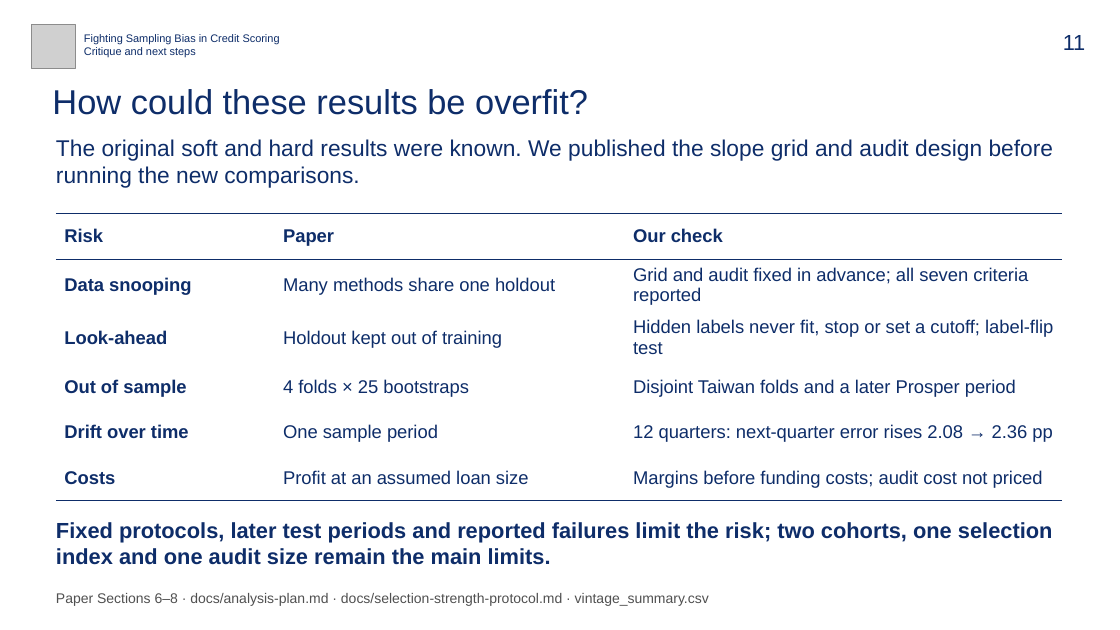
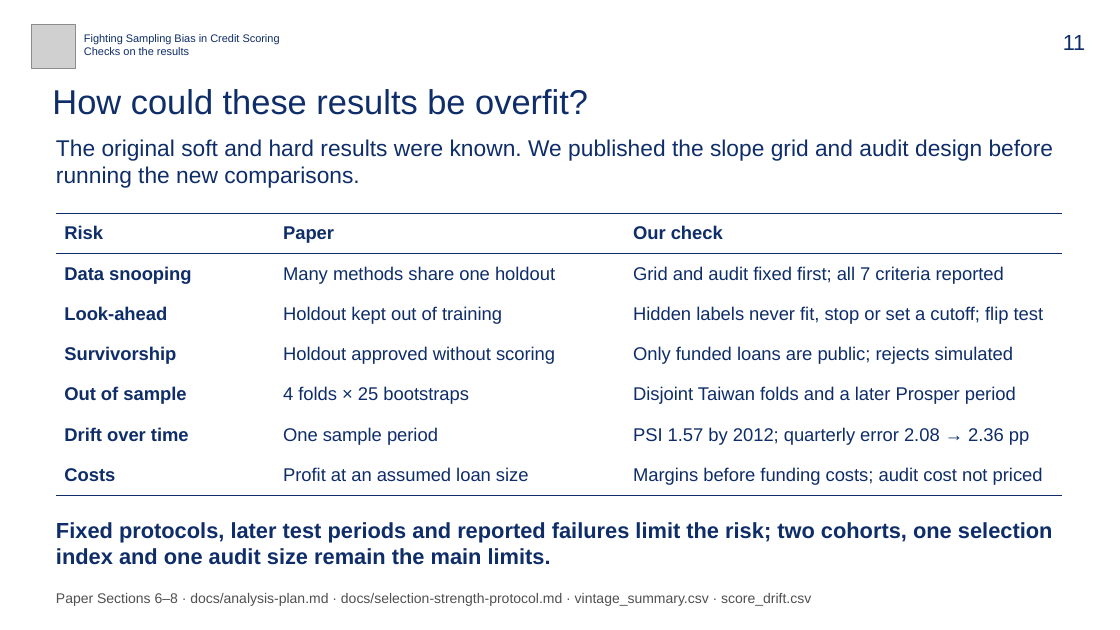
Before and after one commit to bigpurota/paper11, a slide deck: slide 11 of slides/paper11.pptx. Drawn at 1120x630 pixels with LibreOffice and Linux fonts; fonts in the diff are those of the drawing; grey boxes stand for pictures. Boxes give left, top, right and bottom in pixels: in the first picture for what was removed or moved away, otherwise in the second. Text is boxed around its words. In the diff, an @@ line names an element or a change of style, - is before the commit and + after.

```diff
--- a/slides/paper11.pptx
+++ b/slides/paper11.pptx
@@ text at [84, 47, 189, 55]: text changed @@
-Critique and next steps
+Checks on the results
@@ table at [56, 213, 1063, 495] @@
-row 2: Data snooping | Many methods share one holdout | Grid and audit fixed in advance; all seven criteria reported
-row 3: Look-ahead | Holdout kept out of training | Hidden labels never fit, stop or set a cutoff; label-flip test
+row 2: Data snooping | Many methods share one holdout | Grid and audit fixed first; all 7 criteria reported
+row 3: Look-ahead | Holdout kept out of training | Hidden labels never fit, stop or set a cutoff; flip test
+row 4: Survivorship | Holdout approved without scoring | Only funded loans are public; rejects simulated
-row 6, column 3: 12 quarters: next-quarter error rises 2.08 → 2.36 pp
+row 6, column 3: PSI 1.57 by 2012; quarterly error 2.08 → 2.36 pp
@@ text at [56, 593, 811, 606]: text changed @@
-Paper Sections 6–8 · docs/analysis-plan.md · docs/selection-strength-protocol.md · vintage_summary.csv
+Paper Sections 6–8 · docs/analysis-plan.md · docs/selection-strength-protocol.md · vintage_summary.csv · score_drift.csv
```
Also in this commit, not shown: 6 other slides changed, 23 other files.
